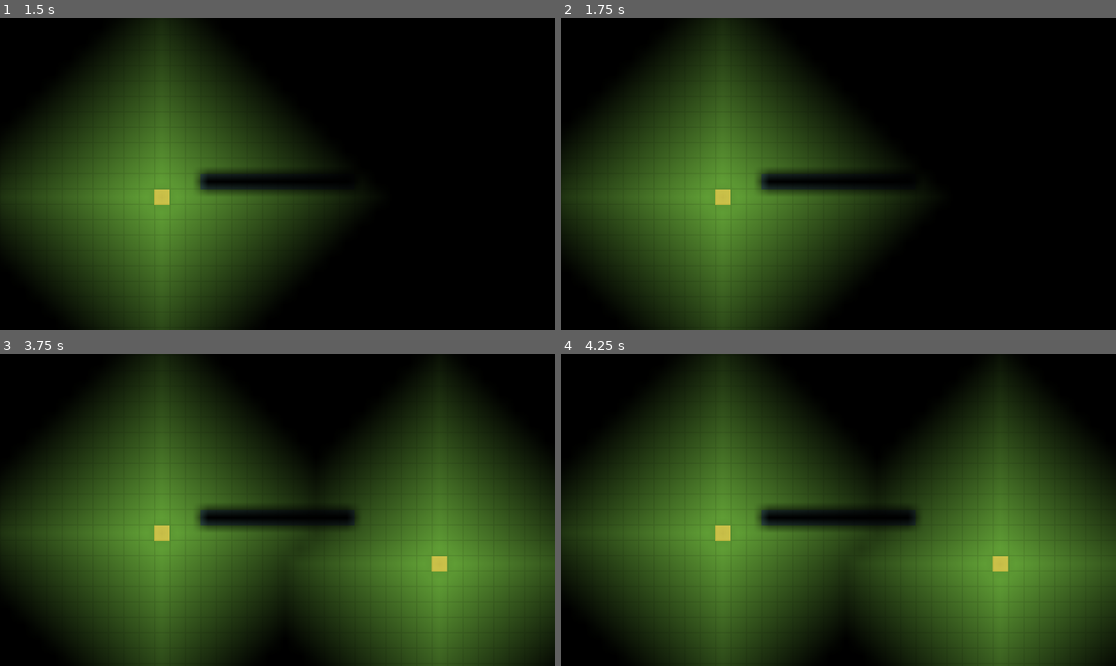
Above: before the commit, frames 1-4 (two rows, left to right).
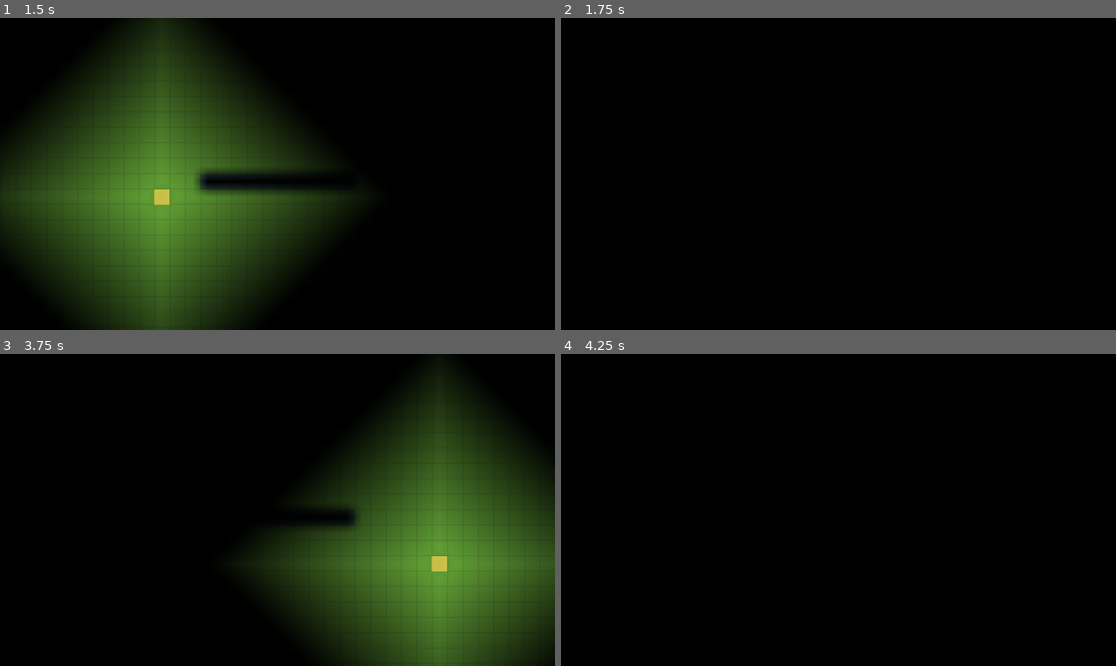
Above: after the commit, the same moments.

Repository: remyj4556/voxel-lighting
Game: Godot game, scene res://2d_grid_test.tscn
Two runs of this game, one before a commit and one after it. Both use one fixed random seed, a clock stepped at 60 frames per second and the inputs below.
Inputs (mouse positions are in pixels of both pictures, inside the frame that each line leads up to):
- Up to frame 1 (1.5 s): tap Enter at 0.5 s; move the mouse to (399, 158) at 0.52 s; hold Right mouse button (RemoveLight) 0.53-1.28 s; tap Space at 1.25 s; move the mouse to (166, 189) at 1.27 s; click (166, 189) at 1.35 s
- Up to frame 2 (1.75 s): right-click (727, 189) at 1.55 s
- Up to frame 3 (3.75 s): tap Enter at 2, 3.5 s; move the mouse to (333, 441) at 2.02 s; hold Right mouse button (RemoveLight) 2.03-2.78 s; tap Space at 2.75 s; move the mouse to (249, 572) at 2.77 s; right-click (249, 572) at 2.85 s; move the mouse to (444, 556) at 3.52 s; press the mouse at (444, 556) at 3.53 s
- Up to frame 4 (4.25 s): right-click (1005, 556) at 3.8 s

Frame 1 is identical in both runs. In frame 2, 40% of the frame differs, in the area x 0-65%, y 0-100%; in frame 3, 38%; in frame 4, 72%, in the area x 0-100%, y 0-100%.

Commit message:
implement block/light removal

Diff:
--- a/2d_grid_test.gd
+++ b/2d_grid_test.gd
@@ -42,13 +42,9 @@
 		get_viewport().set_input_as_handled()
 	elif event.is_action_pressed("RemoveLight"):
 		var mouse_pos : Vector2 = get_global_mouse_position()
+		var tile_pos := Vector2i(floori(mouse_pos.x / TILE_SIZE), floori(mouse_pos.y / TILE_SIZE))
+		remove_block(tile_pos)
 		get_viewport().set_input_as_handled()
-
-func reset_light_values() -> void:
-	for i in range(WIDTH):
-		for j in range(HEIGHT):
-			light_overlay.set_light(Vector2i(i,j), 0.0)
-	light_overlay.push_light()
 
 func update_light_values(update_source_pos: Vector2i) -> void:
 	if block_grid[update_source_pos.y * WIDTH + update_source_pos.x] == LIGHT:
@@ -60,6 +56,10 @@
 
 	if block_id == LIGHT:
 		update_light_values(pos)
+
+func remove_block(pos: Vector2i) -> void:
+	place_block(pos, GRASS)
+	remove_light(pos)
 
 func flood_fill(pos: Vector2i, start_intensity: int, falloff: int) -> void:
 	if start_intensity > MAX_LIGHT_INTENSITY:
@@ -100,6 +100,17 @@
 	light_grid[pos.y * WIDTH + pos.x] = value
 	light_overlay.set_light(pos, float(value) / MAX_LIGHT_INTENSITY)
 
+func remove_light(pos: Vector2i) -> void:
+	# reset light grid and light overlay to 0
+	light_grid.fill(0)
+	for cell in light_grid.size():
+		light_overlay.set_light(Vector2i(cell % WIDTH, cell / WIDTH), 0.0)
+	# recompute lights based on block grid
+	for cell in block_grid.size():
+		if block_grid[cell] == LIGHT:
+			flood_fill(Vector2i(cell % WIDTH, cell / WIDTH), MAX_LIGHT_INTENSITY, LIGHT_FALLOFF)
+	light_overlay.push_light()
+
 # Test Environment Setups --------------------
 func set_grass() -> void:
 	for i in range(WIDTH):
